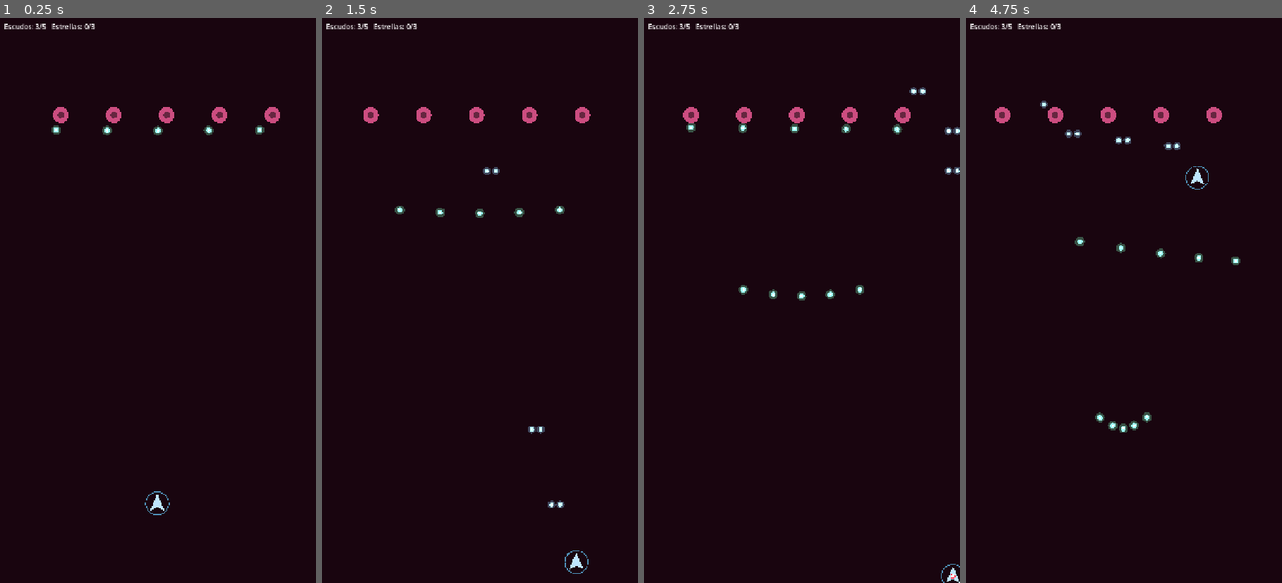
Above: before the commit, frames 1-4 (left to right).
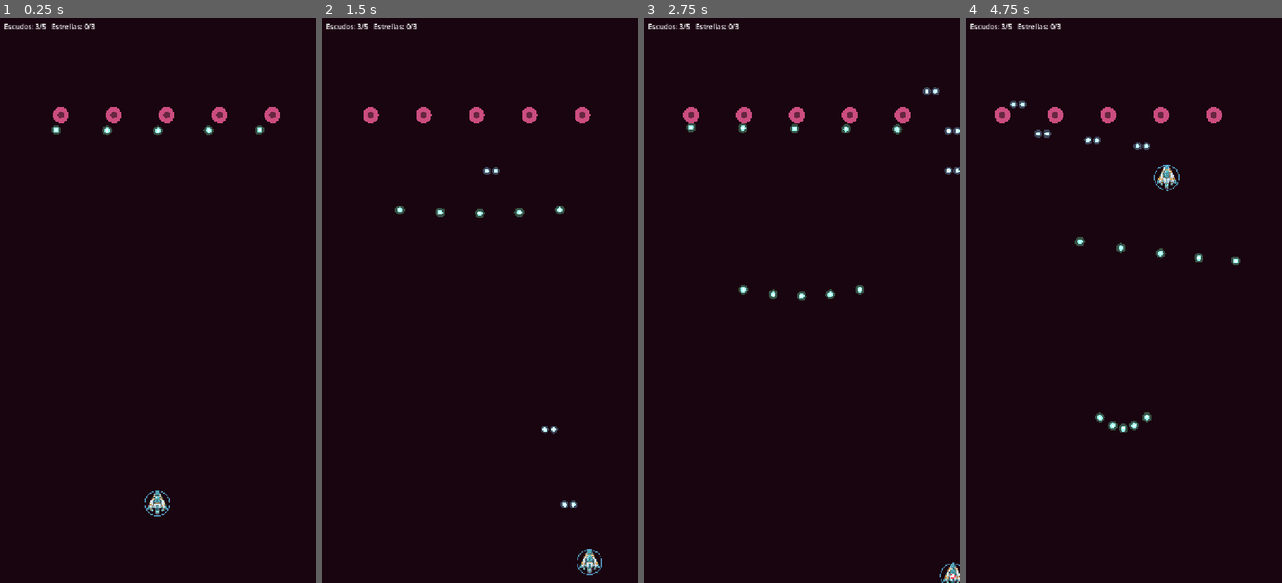
Above: after the commit, the same moments.

Repository: Linkseror/celular-wars
Game: Godot game, scene res://scenes/main/main.tscn
The game is run twice, just before and just after one commit, with the same random seed, the same clock (stepped at 60 frames per second) and the same inputs.
Inputs (mouse positions are in pixels of both pictures, inside the frame that each line leads up to):
- Up to frame 1 (0.25 s): no input
- Up to frame 2 (1.5 s): move the mouse to (549, 272) at 0.52 s; hold Right (move_right) 0.53-1.25 s; hold Shift (focus) 0.53-1.25 s; click (549, 272) at 0.67 s; tap F (barrel_roll, bound only after the commit) at 0.8 s; drag from (416, 328) to (536, 503) at 1.27 s
- Up to frame 3 (2.75 s): move the mouse to (833, 176) at 2.02 s; hold Right (move_right) from 2.03 s (still down); hold Shift (focus) from 2.03 s (still down); tap F (barrel_roll, bound only after the commit) at 2.3 s
- Up to frame 4 (4.75 s): release Right (move_right) at 2.75 s; release Shift (focus) at 2.75 s; drag from (1108, 413) to (1013, 114) at 2.77 s; move the mouse to (1218, 385) at 3.52 s; hold Left (move_left) 3.53-4.25 s; tap F (barrel_roll, bound only after the commit) at 3.6 s; drag from (1029, 215) to (1177, 114) at 4.27 s

The runs differ from the first frame. In frame 1, 0.2% of the frame differs, in the area x 45-54%, y 83-89%; in frame 2, 0.5%; in frame 3, 0.2%; in frame 4, 0.7%, in the area x 13-77%, y 14-31%.

Commit message:
Integra sprite sheet de la nave y barrel roll con la tecla F

Diff:
--- a/project.godot
+++ b/project.godot
@@ -68,6 +68,11 @@
 "events": [Object(InputEventKey,"resource_local_to_scene":false,"resource_name":"","device":-1,"window_id":0,"alt_press …(195 unchanged characters)…
 ]
 }
+barrel_roll={
+"deadzone": 0.5,
+"events": [Object(InputEventKey,"resource_local_to_scene":false,"resource_name":"","device":-1,"window_id":0,"alt_pressed":false,"shift_pressed":false,"ctrl_pressed":false,"meta_pressed":false,"pressed":false,"keycode":0,"physical_keycode":70,"key_label":0,"unicode":0,"location":0,"echo":false,"script":null)
+]
+}
 
 [input_devices]
 
--- a/scenes/player/player.tscn
+++ b/scenes/player/player.tscn
@@ -1,10 +1,11 @@
-[gd_scene load_steps=7 format=3]
+[gd_scene load_steps=8 format=3]
 
 [ext_resource type="Script" path="res://scripts/player/player.gd" id="1"]
 [ext_resource type="Script" path="res://scripts/components/health_component.gd" id="2"]
 [ext_resource type="Script" path="res://scripts/components/hitbox_component.gd" id="3"]
 [ext_resource type="Script" path="res://scripts/components/weapon_component.gd" id="4"]
 [ext_resource type="Resource" path="res://resources/player/player_default.tres" id="5"]
+[ext_resource type="Texture2D" path="res://assets/sprites/player_ship_sheet.png" id="6"]
 
 [sub_resource type="CircleShape2D" id="shape"]
 radius = 4.0
@@ -12,6 +13,12 @@
 [node name="Player" type="Node2D"]
 script = ExtResource("1")
 data = ExtResource("5")
+
+[node name="Sprite2D" type="Sprite2D" parent="."]
+show_behind_parent = true
+scale = Vector2(0.28, 0.28)
+texture = ExtResource("6")
+hframes = 8
 
 [node name="HealthComponent" type="Node" parent="."]
 script = ExtResource("2")
--- a/scripts/player/player.gd
+++ b/scripts/player/player.gd
@@ -1,6 +1,6 @@
 class_name Player
 extends Node2D
-## Nave del jugador: movimiento, Focus, escudos, estrellas y disparo.
+## Nave del jugador: movimiento, Focus, barrel roll, escudos, estrellas y disparo.
 ##
 ## Los escudos son la vida: HealthComponent guarda escudos + 1, porque con
 ## 0 escudos la nave aún aguanta hasta el siguiente impacto.
@@ -9,10 +9,13 @@
 signal stars_changed(stars: int, needed: int)
 ## Se emite al recoger la última estrella; quien escucha limpia el escenario.
 signal laser_fired
+signal barrel_roll_started
+signal barrel_roll_finished
 signal defeated
 
 ## Margen para que la nave no salga a medias del campo.
 const EDGE_MARGIN := 16.0
+const ROLL_FRAMES := 8
 
 @export var data: PlayerData
 
@@ -22,8 +25,12 @@
 var focusing: bool = false
 
 var _invuln_left: float = 0.0
+var _roll_time: float = 0.0
+var _roll_cooldown_left: float = 0.0
+var _roll_dir: int = 1
 var _touching: bool = false
 
+@onready var sprite: Sprite2D = $Sprite2D
 @onready var health: HealthComponent = $HealthComponent
 @onready var hitbox: HitboxComponent = $HitboxComponent
 @onready var weapon: WeaponComponent = $WeaponComponent
@@ -38,8 +45,12 @@
 	weapon.fired.connect(_on_fired)
 
 
+func is_rolling() -> bool:
+	return _roll_time > 0.0
+
+
 func is_targetable() -> bool:
-	return not health.is_dead() and not health.invulnerable
+	return not health.is_dead() and not health.invulnerable and not (data.roll_invulnerable and is_rolling())
 
 
 func shields() -> int:
@@ -67,19 +78,51 @@
 		laser_fired.emit()
 
 
+func try_barrel_roll(dir_x: float = 0.0) -> bool:
+	if health.is_dead() or is_rolling() or _roll_cooldown_left > 0.0:
+		return false
+	_roll_dir = -1 if dir_x < -0.1 else 1
+	_roll_time = data.roll_duration
+	barrel_roll_started.emit()
+	return true
+
+
 func _physics_process(delta: float) -> void:
 	focusing = Input.is_action_pressed(&"focus")
 	var dir := Input.get_vector(&"move_left", &"move_right", &"move_up", &"move_down")
-	_move(dir * (data.focus_speed if focusing else data.speed) * delta)
+	if Input.is_action_just_pressed(&"barrel_roll"):
+		try_barrel_roll(dir.x)
+
+	var move_speed := data.focus_speed if focusing else data.speed
+	if is_rolling():
+		move_speed *= data.roll_speed_mult
+	_move(dir * move_speed * delta)
+	_update_roll(delta)
 	weapon.active = Input.is_action_pressed(&"shoot") or _touching
 
 	if _invuln_left > 0.0:
 		_invuln_left -= delta
 		if _invuln_left <= 0.0:
 			health.invulnerable = false
-		# Parpadeo mientras dura la invulnerabilidad.
+		# Parpadeo mientras dura la invulnerabilidad tras impacto.
 		modulate.a = 1.0 if _invuln_left <= 0.0 or fmod(_invuln_left, 0.2) < 0.1 else 0.3
 	queue_redraw()
+
+
+func _update_roll(delta: float) -> void:
+	if _roll_cooldown_left > 0.0:
+		_roll_cooldown_left = maxf(_roll_cooldown_left - delta, 0.0)
+	if _roll_time <= 0.0:
+		sprite.frame = 0
+		return
+	_roll_time = maxf(_roll_time - delta, 0.0)
+	var progress := 1.0 - (_roll_time / maxf(data.roll_duration, 0.001))
+	var step := clampi(int(floor(progress * ROLL_FRAMES)), 0, ROLL_FRAMES - 1)
+	sprite.frame = posmod(step * _roll_dir, ROLL_FRAMES)
+	if _roll_time <= 0.0:
+		sprite.frame = 0
+		_roll_cooldown_left = data.roll_cooldown
+		barrel_roll_finished.emit()
 
 
 func _unhandled_input(event: InputEvent) -> void:
@@ -104,6 +147,8 @@
 
 func _on_died() -> void:
 	weapon.active = false
+	_roll_time = 0.0
+	sprite.frame = 0
 	set_physics_process(false)
 	hide()
 	defeated.emit()
@@ -119,14 +164,18 @@
 
 
 func _draw() -> void:
-	# Forma provisional hasta tener el sprite del nanobot.
-	draw_colored_polygon(
-		PackedVector2Array([Vector2(0, -22), Vector2(16, 16), Vector2(0, 8), Vector2(-16, 16)]),
-		Color(0.75, 0.9, 1.0))
-	# Anillo provisional: más opaco cuantos más escudos quedan.
+	# Anillo de escudos: más opaco cuantos más escudos quedan.
 	if shields() > 0:
-		draw_arc(Vector2.ZERO, 26.0, 0.0, TAU, 40,
+		draw_arc(Vector2.ZERO, 28.0, 0.0, TAU, 40,
 				Color(0.4, 0.8, 1.0, 0.25 + 0.15 * shields()), 2.0)
+	# Estela cian giratoria durante el barrel roll.
+	if is_rolling():
+		var progress := 1.0 - (_roll_time / maxf(data.roll_duration, 0.001))
+		var start_angle := progress * TAU * _roll_dir
+		draw_arc(Vector2.ZERO, 32.0, start_angle, start_angle + PI * 0.85, 24,
+				Color(0.45, 0.95, 1.0, 0.75), 3.0)
+		draw_arc(Vector2.ZERO, 32.0, start_angle + PI, start_angle + PI * 1.85, 24,
+				Color(0.45, 0.95, 1.0, 0.75), 3.0)
 	if focusing:
 		draw_circle(Vector2.ZERO, data.hitbox_radius + 1.5, Color(1.0, 0.2, 0.3))
 		draw_circle(Vector2.ZERO, data.hitbox_radius, Color.WHITE)
--- a/scripts/player/player_data.gd
+++ b/scripts/player/player_data.gd
@@ -10,6 +10,16 @@
 @export var focus_speed: float = 180.0
 ## Multiplicador del arrastre táctil (1 = la nave se mueve lo mismo que el dedo).
 @export var touch_sensitivity: float = 1.0
+
+@export_group("Barrel Roll")
+## Duración de la animación completa de 360° en segundos.
+@export var roll_duration: float = 0.36
+## Tiempo de espera tras terminar el giro antes de poder hacer otro.
+@export var roll_cooldown: float = 0.8
+## Multiplicador de velocidad mientras dura el barrel roll.
+@export var roll_speed_mult: float = 1.45
+## Si es true, la nave esquiva balas y colisiones durante el giro.
+@export var roll_invulnerable: bool = true
 
 @export_group("Escudos")
 ## Escudos al empezar el nivel. Con 0 escudos, el siguiente impacto destruye la nave.
Binary file added: assets/sprites/player_ship_sheet.png
Not shown, added: assets/sprites/player_ship_sheet.png.import
Binary file added: tools/raw/player_base_views.jpg
Binary file added: tools/raw/player_roll_angles.jpg
